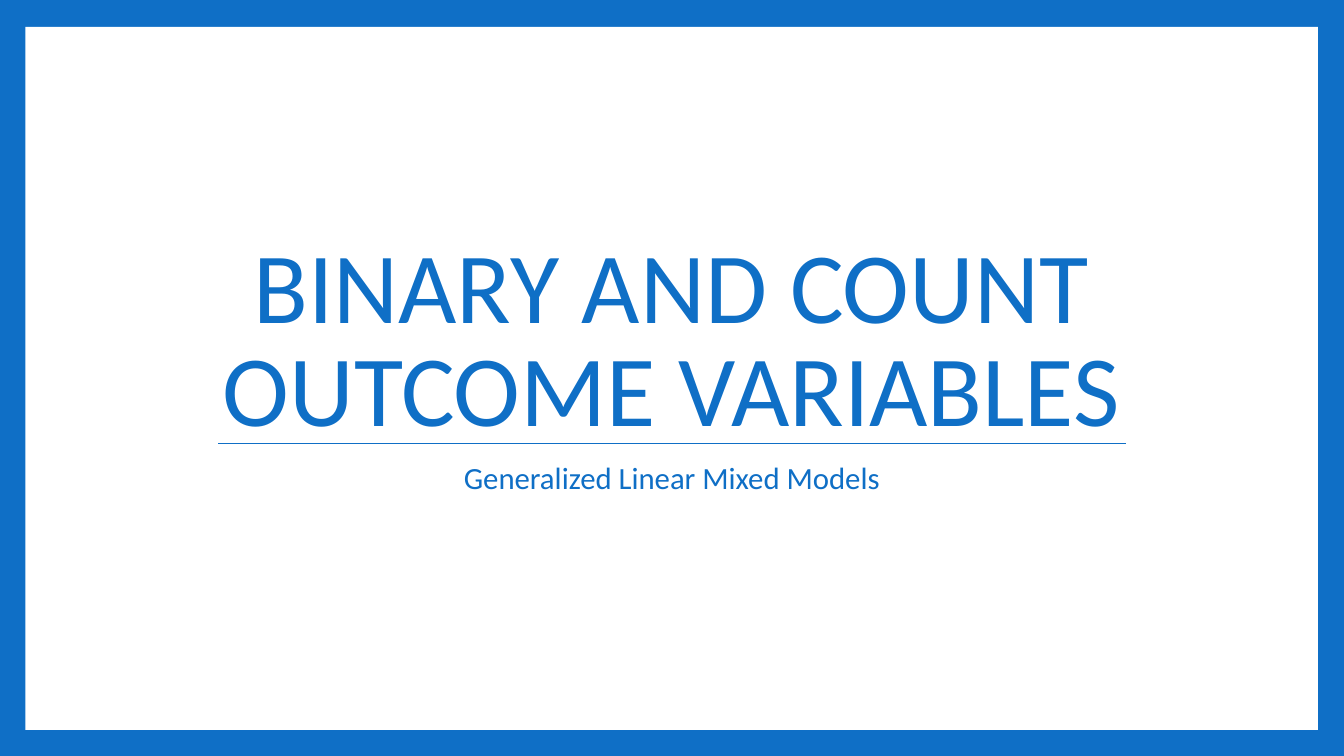
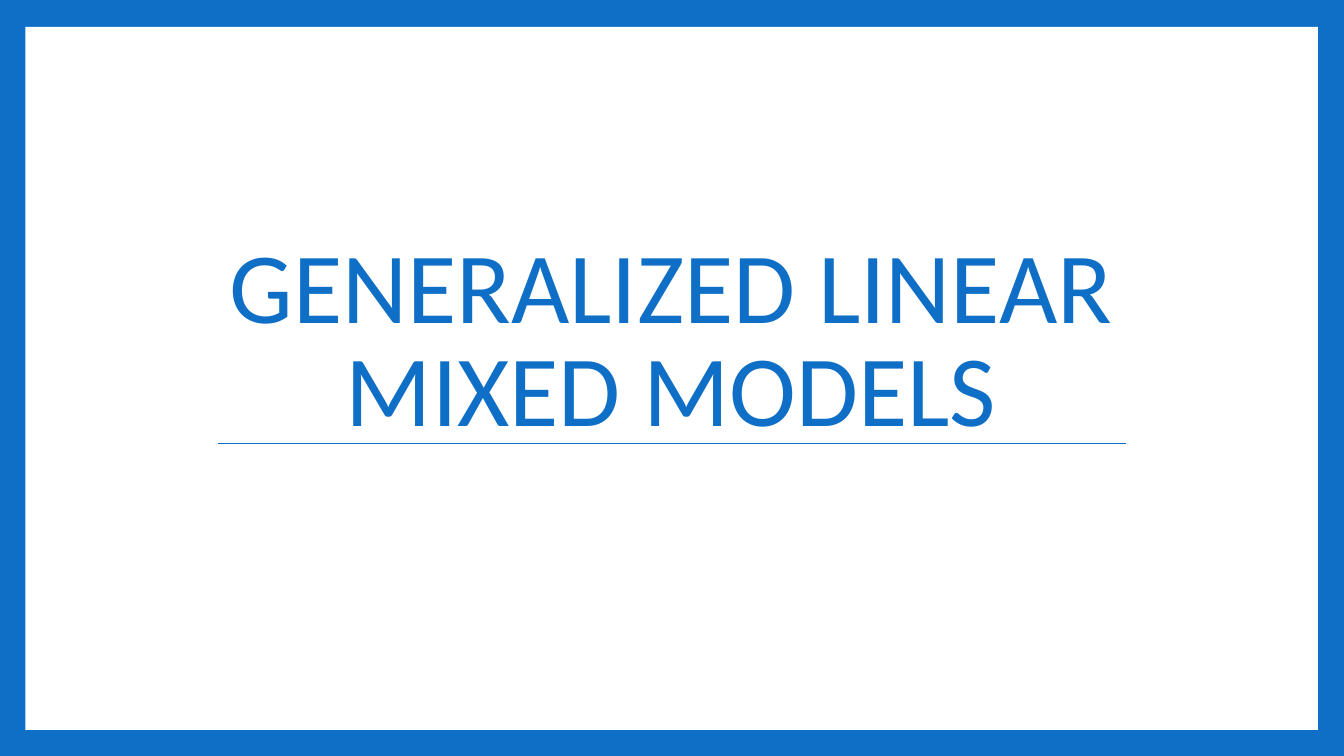
Before and after one commit to RandiLGarcia/smith-r-workshop, a slide deck: slide 21 of docs/Day 3 Slides.pptx (slide 54 before the commit). Drawn at 1344x756 pixels with LibreOffice and Linux fonts; fonts in the diff are those of the drawing. Boxes give left, top, right and bottom in pixels: in the first picture for what was removed or moved away, otherwise in the second. Text is boxed around its words. In the diff, an @@ line names an element or a change of style, - is before the commit and + after.

```diff
--- a/docs/Day 3 Slides.pptx
+++ b/docs/Day 3 Slides.pptx
@@ title "GENERALIZED LINEAR MIXED MODELS" at <box>230,257,1112,444</box>: vertical alignment top to bottom @@
@@ title removed at <box>223,257,1120,444</box> @@
-BINARY AND COUNT OUTCOME VARIABLES
@@ title at <box>230,257,1112,444</box>: text changed; size 22 to 72 pt @@
-Generalized Linear Mixed Models
+GENERALIZED LINEAR MIXED MODELS
```
Also in this commit, not shown: 1 other slide changed, 23 slides added, 60 slides removed, 33 other files.
